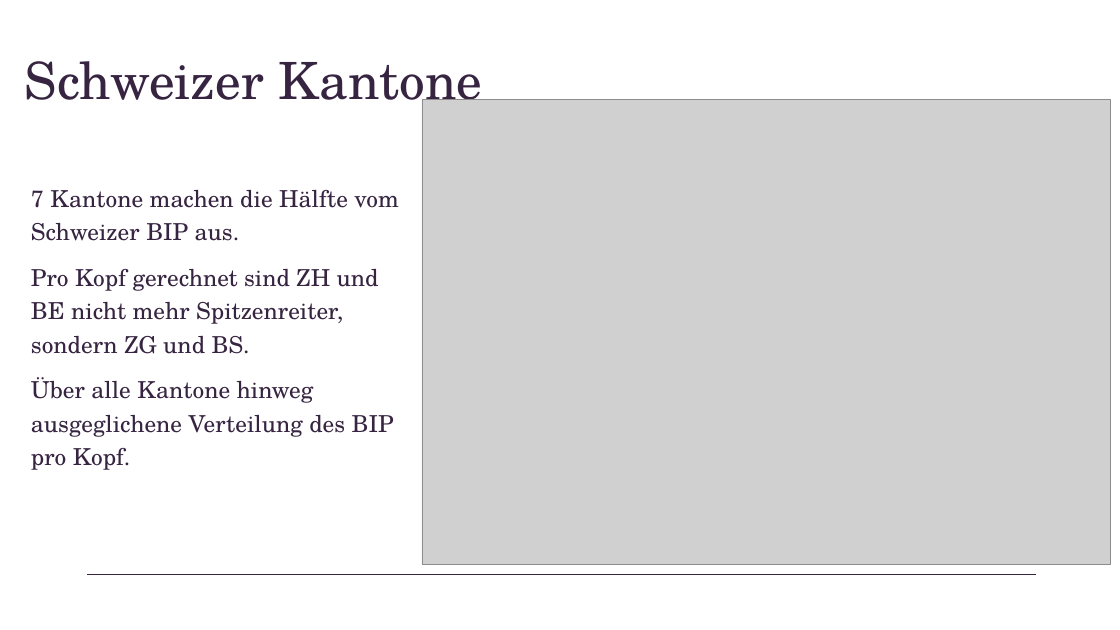
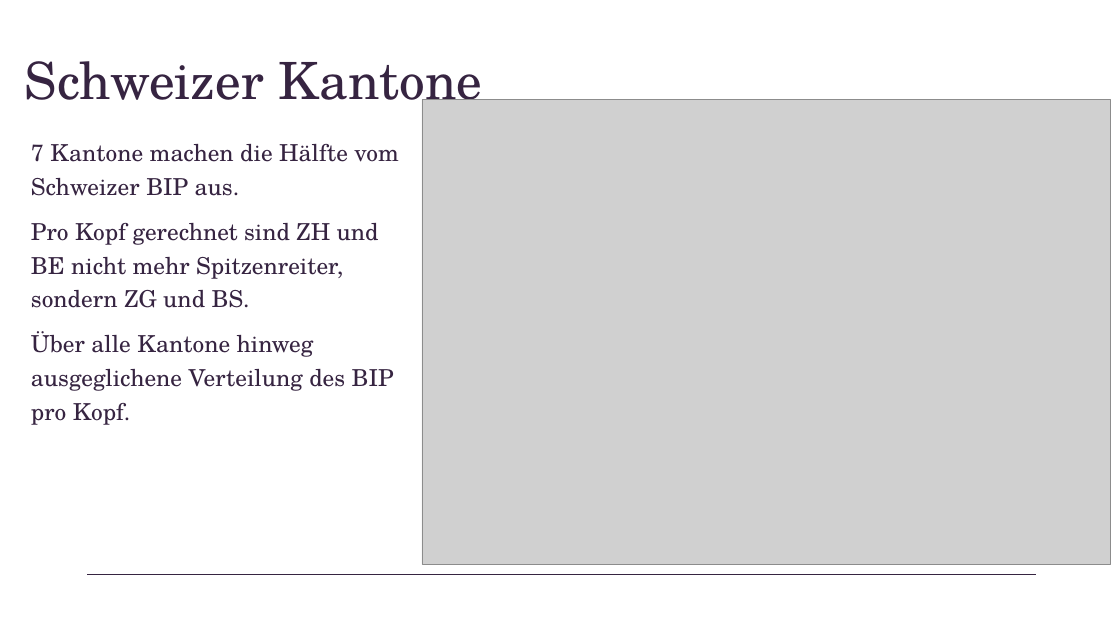
Before and after one commit to fischer-lukas/bina24_cifci_fischer, a slide deck: slide 10 of Staatsfinanzen im Vergleich.pptx. Drawn at 1120x630 pixels with LibreOffice and Linux fonts; fonts in the diff are those of the drawing; grey boxes stand for pictures. Boxes give left, top, right and bottom in pixels: in the first picture for what was removed or moved away, otherwise in the second. Text is boxed around its words. In the diff, an @@ line names an element or a change of style, - is before the commit and + after.

```diff
--- a/Staatsfinanzen im Vergleich.pptx
+++ b/Staatsfinanzen im Vergleich.pptx
@@ text "7 Kantone machen die Hälfte ...": place and size @@
-text "7 Kantone machen die Hälfte ..." at [31,190,398,470]
+text "7 Kantone machen die Hälfte ..." at [31,144,398,425]
```
Also in this commit, not shown: 8 other slides changed, 1 slide added.
